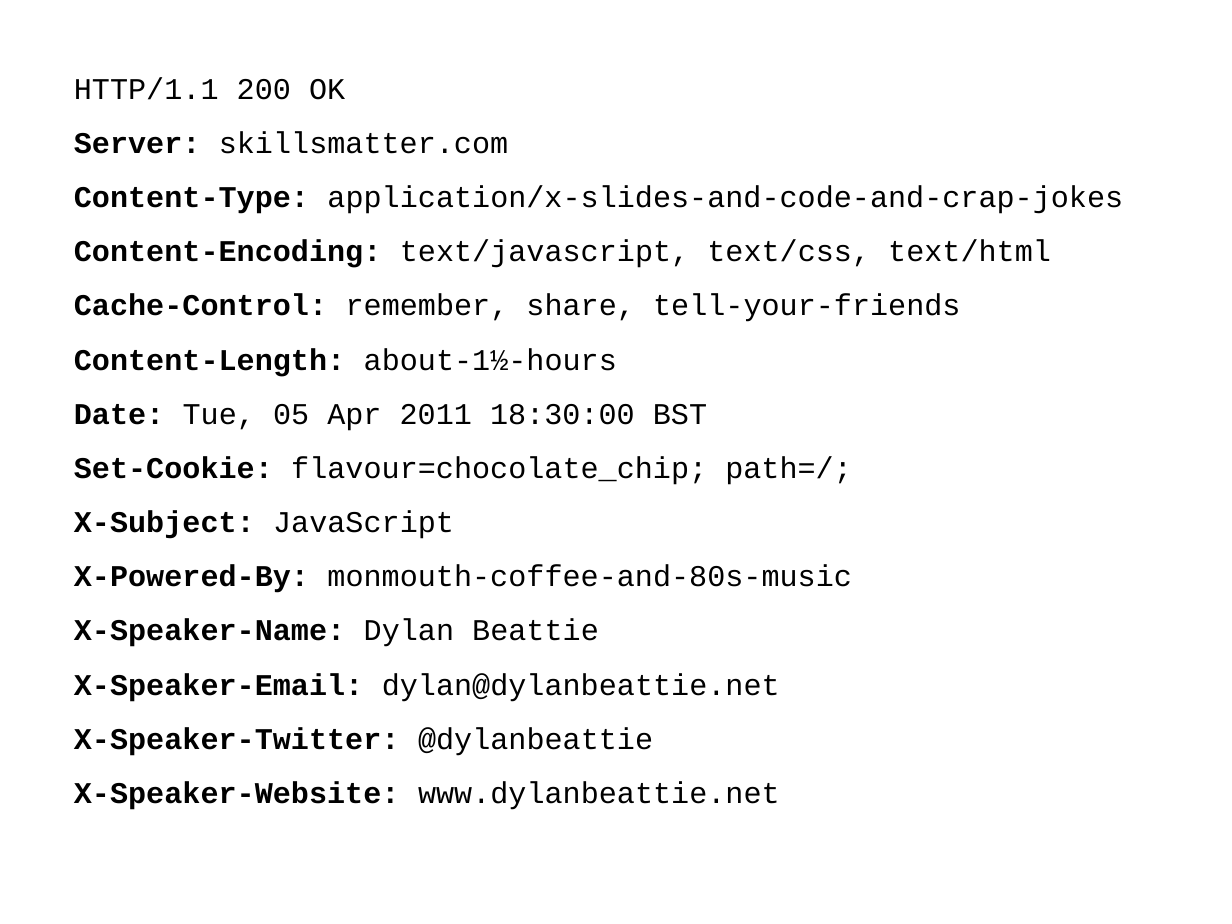
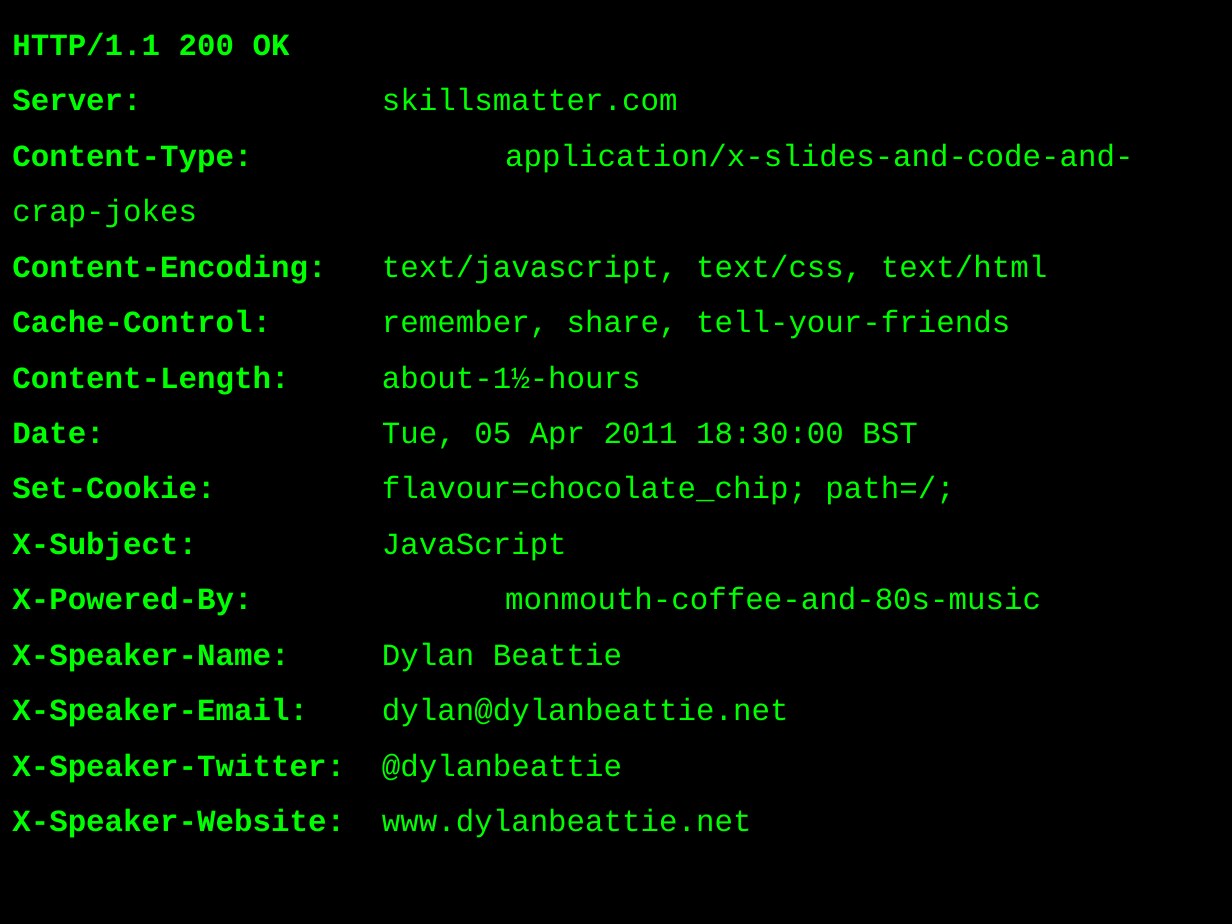
Before and after one commit to dylanbeattie/SoKnowJS, a slide deck: slide 1 of Slides/So You Think You Know Javascript.pptx. Drawn at 1232x924 pixels with LibreOffice and Linux fonts; fonts in the diff are those of the drawing. Boxes give left, top, right and bottom in pixels: in the first picture for what was removed or moved away, otherwise in the second. Text is boxed around its words. In the diff, an @@ line names an element or a change of style, - is before the commit and + after.

```diff
--- a/Slides/So You Think You Know Javascript.pptx
+++ b/Slides/So You Think You Know Javascript.pptx
@@ background #FFFFFF to #000000 @@
@@ text "HTTP/1.1 200 OK Server: skillsmatter.com ...": place and size @@
-text "HTTP/1.1 200 OK Server: skillsmatter.com ..." at <box>74,77,1123,810</box>
+text "HTTP/1.1 200 OK Server: skillsmatter.com ..." at <box>12,33,1133,838</box>
@@ text "HTTP/1.1 200 OK Server: skillsmatter.com ..." at <box>12,33,1133,838</box>: size 17.6 to 18 pt, text colour #000000 to #00FF00; bold on in "HTTP/1.1 200 OK" @@
```
Also in this commit, not shown: 2 other slides changed, 9 slides added, 10 slides removed, 3 other files.
